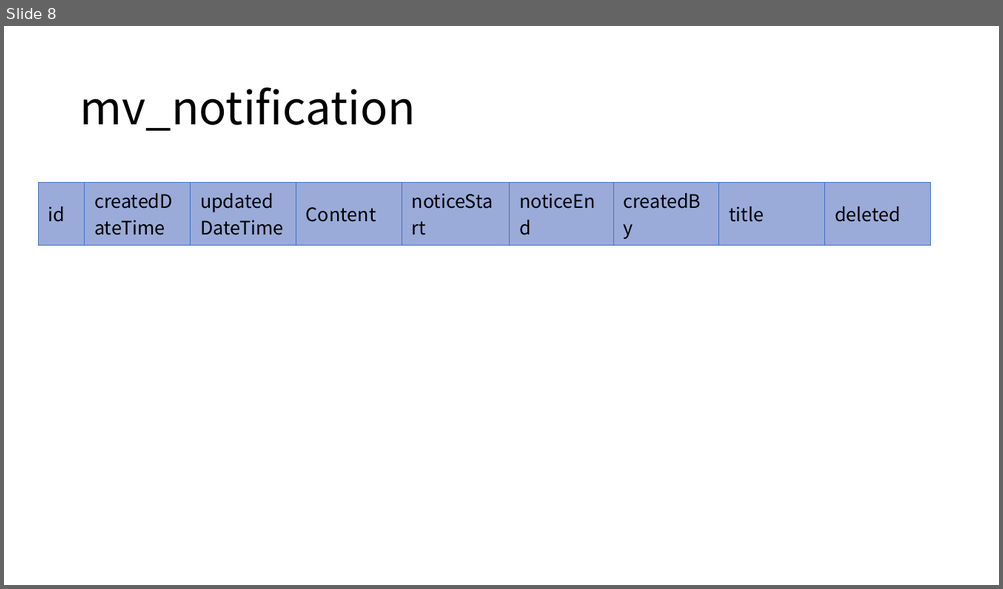
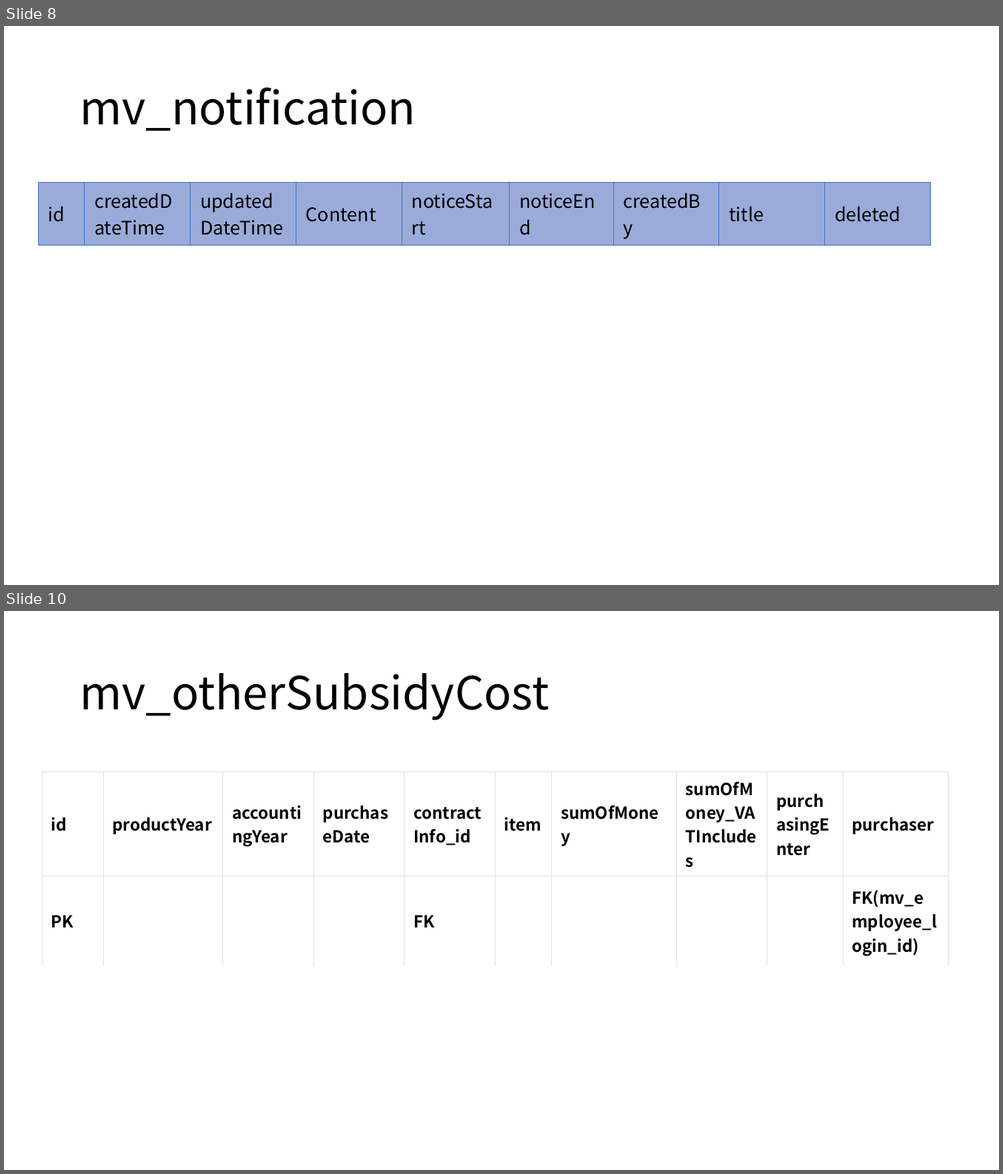
Before and after one commit to JueyingLee/kor-erp-front-public, a slide deck: documents/Database-ER-Diagram.pptx. Shown one above the other, each under a label of ours: slide 8 before the commit, slides 8 and 10 after it; the slides between them are not shown. The pictures are 1003x589 and 1003x1174 pixels, drawn with LibreOffice and Linux fonts; fonts in the diff are those of the drawing. Boxes give left, top, right and bottom in pixels: in the first picture for what was removed or moved away, otherwise in the second. Text is boxed around its words. In the diff, an @@ line names an element or a change of style, - is before the commit and + after.

```diff
--- a/documents/Database-ER-Diagram.pptx
+++ b/documents/Database-ER-Diagram.pptx
@@ slide 10 added at bbox=[4, 611, 999, 1170], background #FFFFFF @@
@@ title added at bbox=[79, 673, 549, 721], 44 pt, text #000000 @@
+mv_otherSubsidyCost
@@ table added at bbox=[42, 772, 950, 959], 2 rows, 10 columns @@
+id | productYear | accountingYear | purchaseDate | contractInfo_id | item | sumOfMoney | sumOfMoney_VATIncludes | purchasingEnter | purchaser
+PK |  |  |  | FK |  |  |  |  | FK(mv_employee_login_id)
```
Also in this commit, not shown: 1 slide changed, 1 other slide added, 1 other file.
